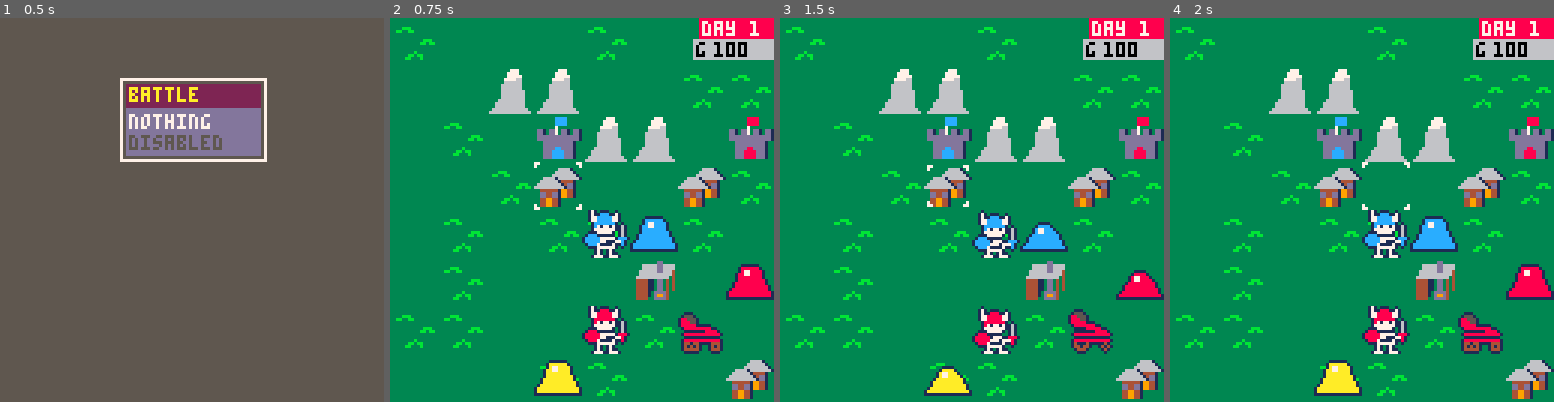
Above: before the commit, frames 1-4 (left to right).
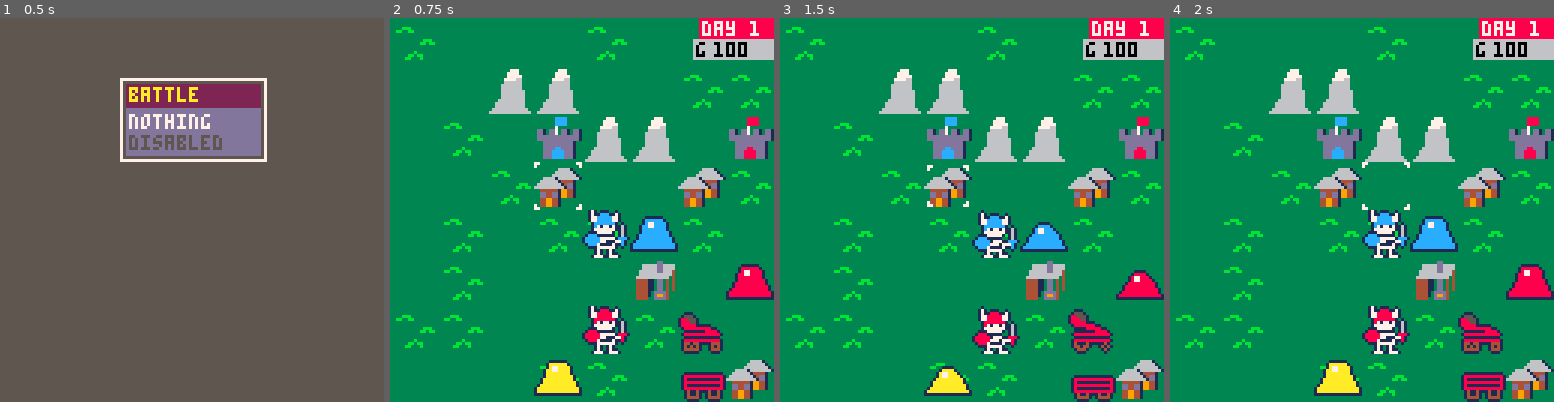
Above: after the commit, the same moments.

Repository: Cuttleshock/PICO-8-projects
Game: PICO-8 cartridge wars.p8
Two runs of this game, one before a commit and one after it. Both use one fixed random seed, a clock stepped at 60 frames per second and the inputs below.
Inputs:
- Up to frame 1 (0.5 s): tap X (X key) at 0.33 s
- Up to frame 2 (0.75 s): tap O (Z key) at 0.7 s
- Up to frame 3 (1.5 s): tap X (X key) at 1.07 s
- Up to frame 4 (2 s): hold Right from 1.6 s (still down); tap O (Z key) at 1.7 s; tap X (X key) at 1.85 s

Frame 1 is identical in both runs. In frame 2, 0.8% of the frame differs, in the area x 75-88%, y 92-100%; in frame 3, 0.7%; in frame 4, 0.8%.

Commit message:
Add support for units that can't attack

Diff:
--- a/wars.p8
+++ b/wars.p8
@@ -291,6 +291,7 @@
 	make_unit(7,5,FACTION_RED,slime_base)
 	make_unit(4,6,FACTION_RED,skel_base)
 	make_unit(6,6,FACTION_RED,cata_base)
+	make_unit(6,7,FACTION_RED,cart_base)
 	make_unit(5,4,FACTION_BLUE,slime_base)
 	make_unit(4,4,FACTION_BLUE,skel_base)
 	make_unit(8,3,FACTION_GREEN,slime_base)
@@ -552,7 +553,7 @@
 end
 
 function list_targets_from(unit,x,y)
-	if (unit.ranged and (x!=unit.x or y!=unit.y)) return {}
+	if (not unit.atk or (unit.ranged and (x!=unit.x or y!=unit.y))) return {}
 
 	local locations=get_attack_range(unit,x,y)
 	local ret={}
@@ -603,7 +604,7 @@
 		(function()
 			targets={}
 			defender.hp-=calc_damage(attacker,defender)
-			if not attacker.ranged and not defender.ranged and defender.hp>0 then
+			if not attacker.ranged and not defender.ranged and defender.atk and defender.hp>0 then
 				attacker.hp-=calc_damage(defender, attacker)
 				if (attacker.hp<=0) delete_unit(attacker)
 			elseif defender.hp<=0 then
